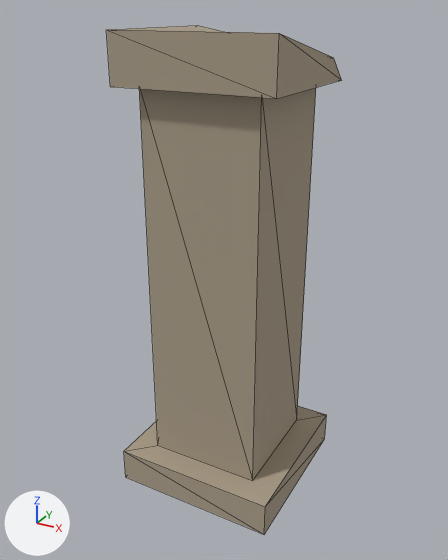
What one commit did to the glTF model assets/props/pillar.glb.
Rendered twice from a camera (50 mm lens) standing at (1.69, -3.15, 2.95) and looking at (-0.01, -0.07, 1.41). The axes (+X, +Y, +Z) are drawn at lower left. The lights are the same throughout. The older version comes first. Mesh edges are drawn as thin lines. Vertices at exactly the same position are counted once.

Script lines for the objects in view, before the commit:
```python
mat_stone = principled_material('Stone')
mat_stone.base_color = (0.406, 0.342, 0.253)  # beige #ab9e8a
mat_stone.roughness = 1.0
me_cube = bpy.data.meshes.new('Cube')
me_cube.from_pydata(...)  # 24 vertices, 36 faces; spans x -0.52..0.52, y -0.52..0.52, z 0.0..2.85
me_cube.materials.append(mat_stone)  # beige #ab9e8a
ob_pillar = bpy.data.objects.new('Pillar', me_cube)
ob_pillar.location = (0.0, 0.0, 0.0)
```
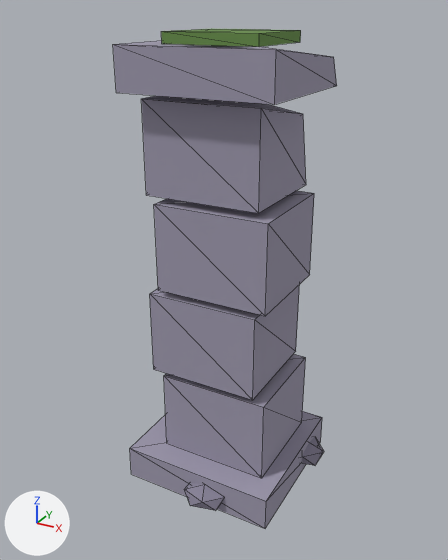
Location of each change, (x1, y1, x2, y2) in pixels of the pictures (448 x 560 px; the box of a moved part takes in the faces that stretch with it):
```json
{"object": "Pillar", "change": "recoloured, reshaped", "before": [106, 25, 341, 534], "after": [113, 29, 337, 528]}
{"part": 1, "of": "me_cube", "change": "added", "after": [130, 411, 322, 528]}
{"part": 2, "of": "me_cube", "change": "added", "after": [164, 354, 306, 478]}
{"part": 3, "of": "me_cube", "change": "added", "after": [150, 284, 300, 400]}
{"part": 4, "of": "me_cube", "change": "added", "after": [154, 191, 314, 316]}
{"part": 5, "of": "me_cube", "change": "added", "after": [161, 29, 301, 47], "on screen": "green"}
{"part": 6, "of": "me_cube", "change": "added", "after": [302, 437, 324, 465]}
{"part": 7, "of": "me_cube", "change": "added", "after": [184, 483, 224, 511]}
{"part": 8, "of": "me_cube", "change": "rebuilt", "before": [106, 25, 341, 99], "after": [113, 41, 337, 105], "on screen": "13% shorter"}
{"part": 9, "of": "me_cube", "change": "deleted", "before": [124, 406, 327, 534], "on screen": "beige"}
{"part": 10, "of": "me_cube", "change": "moved or reshaped", "before": [139, 88, 316, 481], "after": [141, 96, 306, 213]}
```

Scene script edits in JSON lines:
```json
{"op": "set", "path": "mat_stone.base_color", "old": "(0.406, 0.342, 0.253)", "new": "(0.342, 0.319, 0.42)", "note": "beige #ab9e8a -> grey #9e99ad"}
{"op": "add", "block": "mat_moss", "code": ["mat_moss = principled_material('Moss')", "mat_moss.base_color = (0.133, 0.263, 0.0637)  # green #668c47", "mat_moss.roughness = 1.0"]}
{"op": "add", "block": "mat_rock", "code": ["mat_rock = principled_material('Rock')", "mat_rock.base_color = (0.253, 0.233, 0.319)  # grey #8a8599", "mat_rock.roughness = 1.0"]}
{"block": "me_cube", "where": "# used by ob_pillar; location = (0.0, 0.0, 0.0)"}
{"op": "remove", "block": "me_cube", "code": "me_cube.from_pydata(...)  # 24 vertices, 36 faces; spans x -0.52..0.52, y -0.52..0.52, z 0.0..2.85"}
{"op": "add", "block": "me_cube", "code": "me_cube.from_pydata(...)  # 92 vertices, 144 faces; spans x -0.52..0.62, y -0.59..0.48, z 0.0..2.84"}
{"block": "me_cube", "change": "me_cube part 1: a new loose piece, a box spanning x -0.51..0.51, y -0.48..0.48, z 0.0..0.22, in mat_stone (grey #9e99ad)"}
{"block": "me_cube", "change": "me_cube part 2: a new loose piece, a box spanning x -0.32..0.4, y -0.31..0.35, z 0.22..0.76, in mat_stone (grey #9e99ad)"}
{"block": "me_cube", "change": "me_cube part 3: a new loose piece, a box spanning x -0.39..0.34, y -0.33..0.33, z 0.8..1.34, in mat_stone (grey #9e99ad)"}
{"block": "me_cube", "change": "me_cube part 4: a new loose piece, a box spanning x -0.32..0.4, y -0.33..0.33, z 1.38..1.92, in mat_stone (grey #9e99ad)"}
{"block": "me_cube", "change": "me_cube part 5: a new loose piece, a box spanning x -0.261..0.301, y -0.279..0.239, z 2.78..2.84, in mat_moss (green #668c47)"}
{"block": "me_cube", "change": "me_cube part 6: a new loose piece, an icosphere of 20 faces spanning x 0.3..0.62, y 0.1..0.34, z 0.01..0.19, in mat_rock (grey #8a8599)"}
{"block": "me_cube", "change": "me_cube part 7: a new loose piece, an icosphere of 20 faces spanning x -0.06..0.22, y -0.59..-0.37, z 0.01..0.17, in mat_rock (grey #8a8599)"}
{"block": "me_cube", "change": "me_cube part 8: the loose piece of 8 vertices spanning x -0.48..0.48, y -0.45..0.45, z 2.57..2.85 is rebuilt with 8 vertices and now spans x -0.46..0.46, y -0.43..0.43, z 2.54..2.78"}
{"block": "me_cube", "change": "me_cube part 9: the loose piece of 8 vertices spanning x -0.52..0.52, y -0.52..0.52, z 0.0..0.22 is deleted"}
{"block": "me_cube", "change": "me_cube part 10"}
{"block": "me_cube", "change": "8 vertices are removed from x -0.36..0.36, y -0.36..0.36, z 0.22..2.57"}
{"block": "me_cube", "change": "12 faces are deleted"}
{"block": "me_cube", "change": "8 vertices are added at x -0.39..0.34, y -0.31..0.35, z 1.96..2.5"}
{"block": "me_cube", "change": "12 new faces join them, mat_stone (grey #9e99ad)"}
{"block": "me_cube", "change": "other edits to the shape of me_cube do not show in these pictures"}
{"op": "add", "block": "me_cube", "code": "me_cube.materials.append(mat_moss)  # green #668c47"}
{"op": "add", "block": "me_cube", "code": "me_cube.materials.append(mat_rock)  # grey #8a8599"}
```
